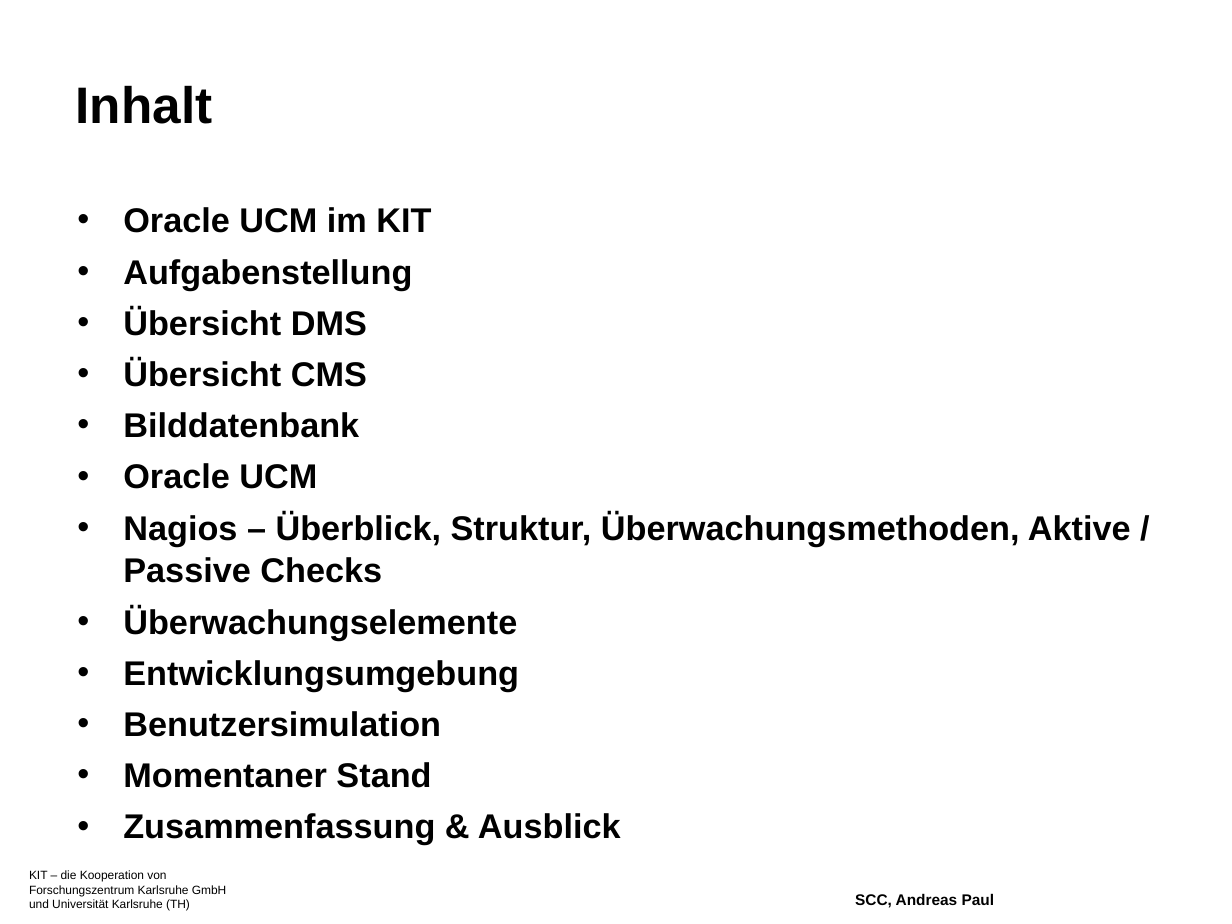
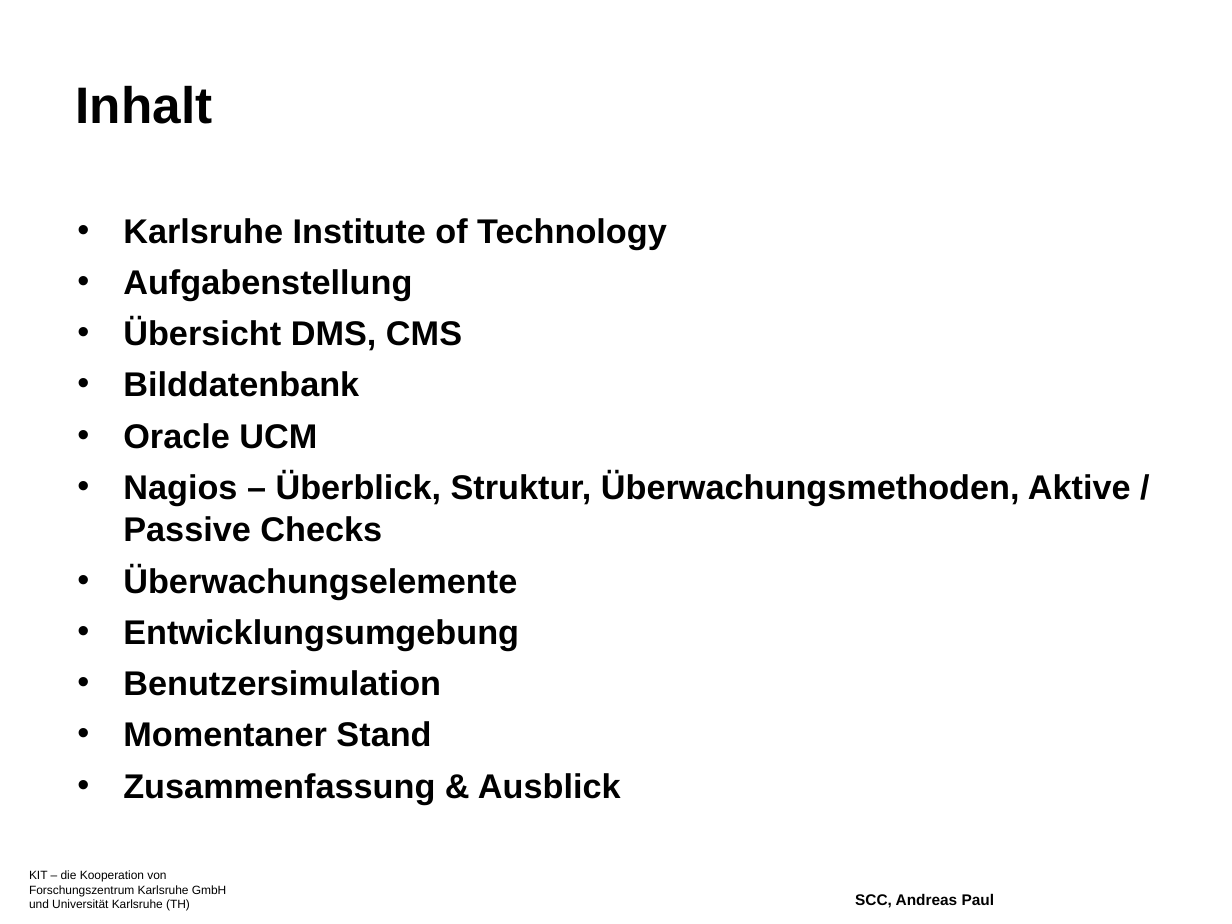
Before and after one commit to xorpaul/bachelorthesis-nagios, a slide deck: slide 2 of ppt/bachthesis-präsi-10-Aug-2009.odp. Drawn at 1232x924 pixels with LibreOffice and Linux fonts; fonts in the diff are those of the drawing; background and template pictures are left out. Boxes give left, top, right and bottom in pixels: in the first picture for what was removed or moved away, otherwise in the second. Text is boxed around its words. In the diff, an @@ line names an element or a change of style, - is before the commit and + after.

```diff
--- a/ppt/bachthesis-präsi-10-Aug-2009.odp
+++ b/ppt/bachthesis-präsi-10-Aug-2009.odp
@@ text at (x1=123, y1=218, x2=667, y2=249): text changed @@
-• Oracle UCM im KIT
+• Karlsruhe Institute of Technology
@@ text at (x1=123, y1=318, x2=462, y2=351): text changed @@
-• Übersicht DMS
-• Übersicht CMS
+• Übersicht DMS, CMS
```
Also in this commit, not shown: 2 other slides changed, 39 other files.
